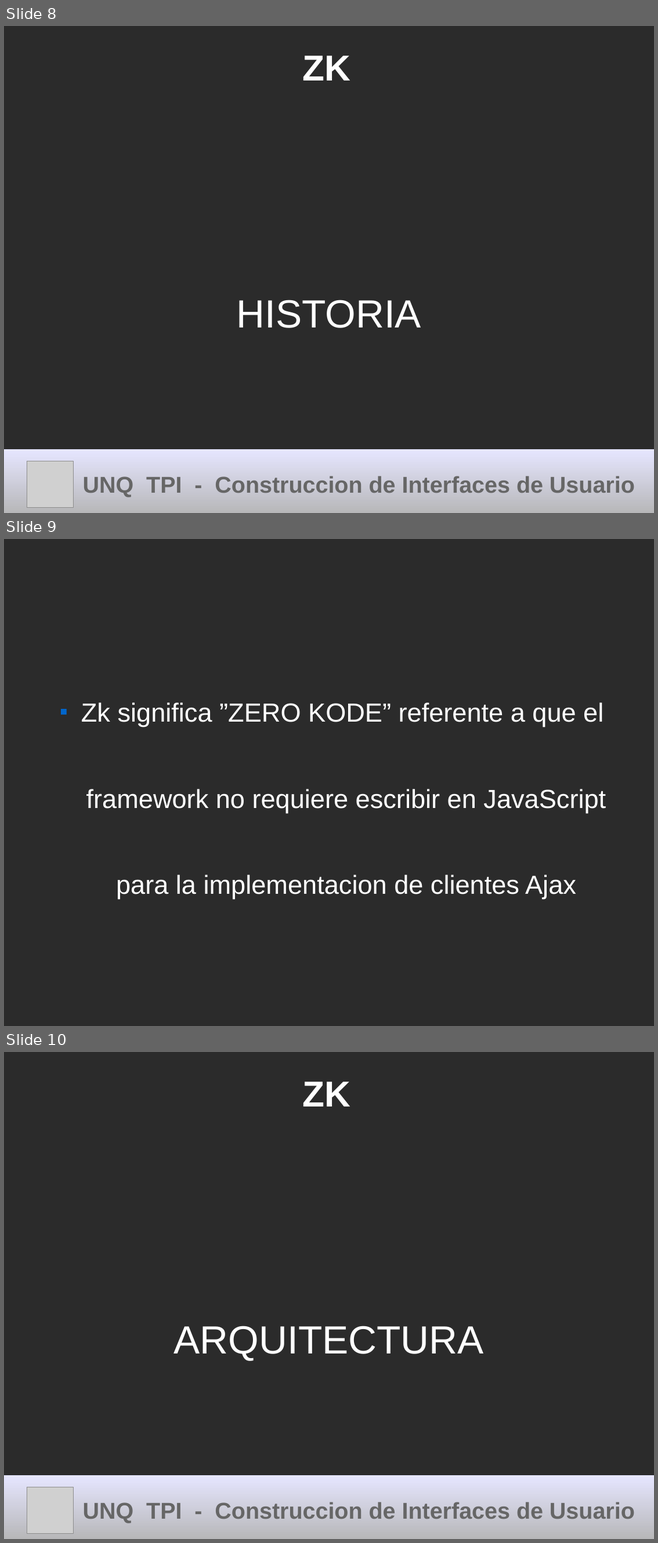
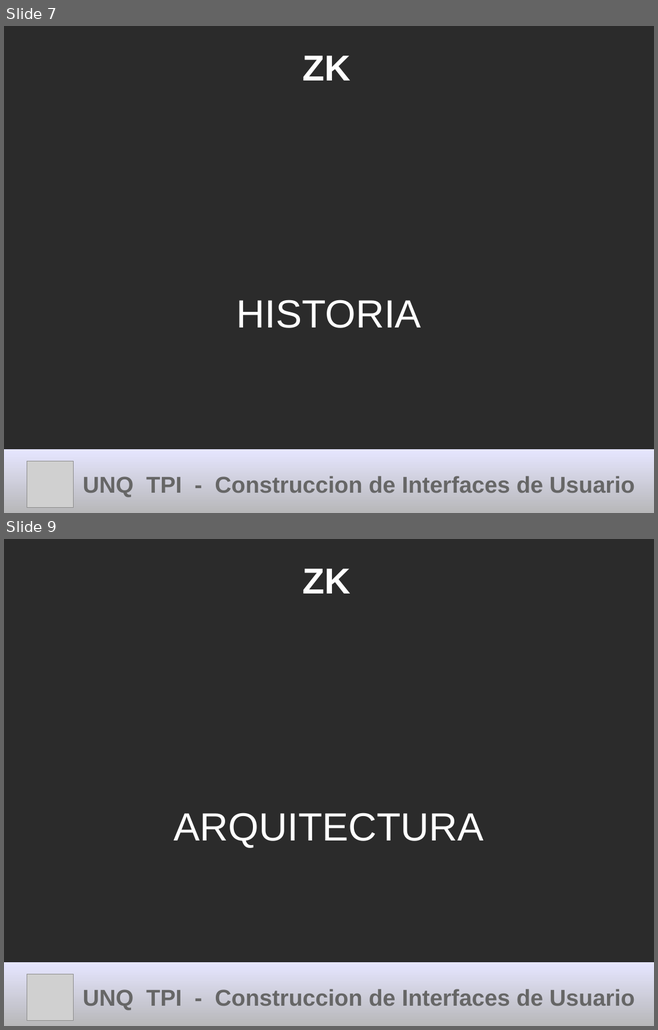
Before and after one commit to cdmarchionne/tpi-ui-tp-esferas, a slide deck: ZK/resources/Presentacion ZK.odp. Shown one above the other, each under a label of ours: slides 8, 9 and 10 before the commit, slides 7 and 9 after it; the slides between them are not shown. The pictures are 658x1543 and 658x1030 pixels, drawn with LibreOffice and Linux fonts; fonts in the diff are those of the drawing; grey boxes stand for pictures; background and template pictures are left out; a plain dark background stands for a picture behind light text. Boxes give left, top, right and bottom in pixels: in the first picture for what was removed or moved away, otherwise in the second. Text is boxed around its words. In the diff, an @@ line names an element or a change of style, - is before the commit and + after.

```diff
--- a/ZK/resources/Presentacion ZK.odp
+++ b/ZK/resources/Presentacion ZK.odp
@@ slide 9 removed at (4, 539, 654, 1026), background picture (left out) @@
@@ text removed at (81, 703, 605, 899) @@
-■ Zk significa ”ZERO KODE” referente a que el
-framework no requiere escribir en JavaScript
-para la implementacion de clientes Ajax
@@ what was slide 8 is now slide 7 @@
@@ what was slide 10 is now slide 9 @@
```
Also in this commit, not shown: 1 slide changed, 3 slides added, 1 other slide removed.
